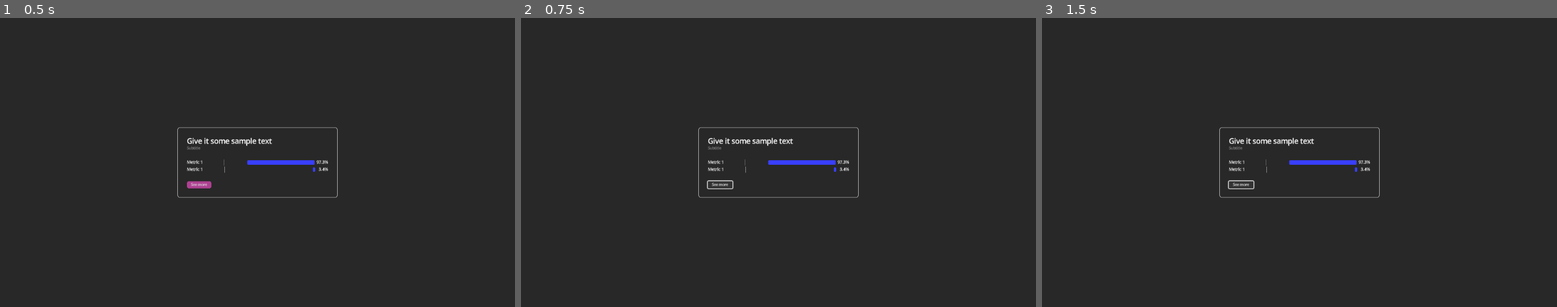
Above: before the commit, frames 1-3 (left to right).
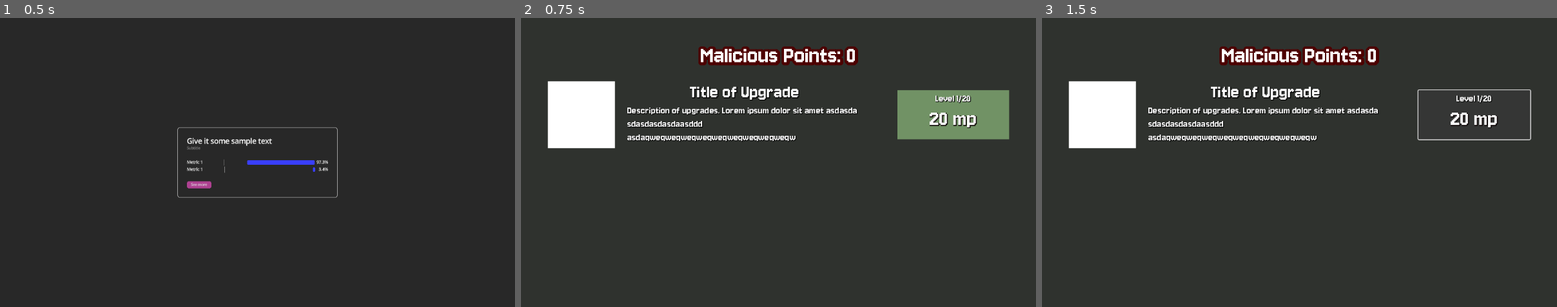
Above: after the commit, the same moments.

Repository: kenwillg/ui-masterclass
Game: Godot game, scene res://menu.tscn
The game is run twice, just before and just after one commit, with the same random seed, the same clock (stepped at 60 frames per second) and the same inputs.
Inputs (mouse positions are in pixels of both pictures, inside the frame that each line leads up to; where the layout moved, square brackets give the same spot in the first picture):
- Up to frame 1 (0.5 s): no input
- Up to frame 2 (0.75 s): click "See more" at 0.5 s
- Up to frame 3 (1.5 s): click (1474, 113) [1242, 185] at 1.25 s

Frame 1 is identical in both runs. In frame 2, 11% of the frame differs, in the area x 5-95%, y 9-63%; in frame 3, 8.0%.

Commit message:
working scene manager

Diff:
--- a/menu.tscn
+++ b/menu.tscn
@@ -1,4 +1,6 @@
-[gd_scene load_steps=7 format=3 uid="uid://dq6sfaf8ltrxt"]
+[gd_scene load_steps=8 format=3 uid="uid://dq6sfaf8ltrxt"]
+
+[ext_resource type="Script" uid="uid://5kn1kq4hlm0o" path="res://src/menu/menu.gd" id="1_lti8b"]
 
 [sub_resource type="StyleBoxFlat" id="StyleBoxFlat_vsb4k"]
 bg_color = Color(0.158472, 0.158472, 0.158472, 1)
@@ -38,13 +40,14 @@
 corner_radius_bottom_left = 5
 anti_aliasing = false
 
-[node name="Control" type="Control"]
+[node name="menu" type="Control"]
 layout_mode = 3
 anchors_preset = 15
 anchor_right = 1.0
 anchor_bottom = 1.0
 grow_horizontal = 2
 grow_vertical = 2
+script = ExtResource("1_lti8b")
 
 [node name="ColorRect" type="ColorRect" parent="."]
 layout_mode = 1
@@ -180,3 +183,5 @@
 theme_override_font_sizes/font_size = 8
 theme_override_styles/normal = SubResource("StyleBoxFlat_lti8b")
 text = "See more"
+
+[connection signal="pressed" from="PanelContainer/MarginContainer/VBoxContainer/Button" to="." method="_on_button_pressed"]
--- a/project.godot
+++ b/project.godot
@@ -15,6 +15,10 @@
 config/features=PackedStringArray("4.4", "Forward Plus")
 config/icon="res://icon.svg"
 
+[autoload]
+
+SceneManager="*res://src/scene_manager.gd"
+
 [gui]
 
 theme/default_font_multichannel_signed_distance_field=true
--- /dev/null
+++ b/src/blackmarket/blackmarket.tscn
@@ -0,0 +1,165 @@
+[gd_scene load_steps=10 format=3 uid="uid://ecautkhar81e"]
+
+[ext_resource type="FontFile" uid="uid://bd1wiglh8nov3" path="res://src/Jersey10-Regular.ttf" id="1_vlq7m"]
+
+[sub_resource type="StyleBoxFlat" id="StyleBoxFlat_l4skx"]
+bg_color = Color(0.184314, 0.196078, 0.180392, 1)
+
+[sub_resource type="StyleBoxEmpty" id="StyleBoxEmpty_8d5h8"]
+
+[sub_resource type="LabelSettings" id="LabelSettings_vlq7m"]
+font_size = 56
+shadow_size = 24
+shadow_color = Color(0.301961, 0, 0, 1)
+
+[sub_resource type="StyleBoxEmpty" id="StyleBoxEmpty_nm4mw"]
+
+[sub_resource type="LabelSettings" id="LabelSettings_pmg8l"]
+font_size = 44
+shadow_size = 4
+shadow_color = Color(0, 0, 0, 1)
+
+[sub_resource type="LabelSettings" id="LabelSettings_ejdqq"]
+font_size = 24
+shadow_size = 2
+shadow_color = Color(0, 0, 0, 1)
+
+[sub_resource type="StyleBoxFlat" id="StyleBoxFlat_8d5h8"]
+bg_color = Color(0.443137, 0.572549, 0.396078, 1)
+
+[sub_resource type="LabelSettings" id="LabelSettings_nm4mw"]
+font_size = 52
+shadow_size = 4
+shadow_color = Color(0.033104, 6.58056e-06, 3.60717e-06, 1)
+
+[node name="blackmarket" type="Control"]
+layout_mode = 3
+anchors_preset = 15
+anchor_right = 1.0
+anchor_bottom = 1.0
+grow_horizontal = 2
+grow_vertical = 2
+
+[node name="PanelContainer" type="PanelContainer" parent="."]
+layout_mode = 1
+anchors_preset = 15
+anchor_right = 1.0
+anchor_bottom = 1.0
+grow_horizontal = 2
+grow_vertical = 2
+theme_override_styles/panel = SubResource("StyleBoxFlat_l4skx")
+
+[node name="MarginContainer" type="MarginContainer" parent="PanelContainer"]
+layout_mode = 2
+theme_override_constants/margin_left = 60
+theme_override_constants/margin_top = 30
+theme_override_constants/margin_right = 60
+theme_override_constants/margin_bottom = 60
+
+[node name="WindowScreen" type="VBoxContainer" parent="PanelContainer/MarginContainer"]
+layout_mode = 2
+
+[node name="topMargin" type="HSeparator" parent="PanelContainer/MarginContainer/WindowScreen"]
+layout_mode = 2
+theme_override_constants/separation = 20
+theme_override_styles/separator = SubResource("StyleBoxEmpty_8d5h8")
+
+[node name="maliciousPointsCount" type="Label" parent="PanelContainer/MarginContainer/WindowScreen"]
+layout_mode = 2
+theme_override_fonts/font = ExtResource("1_vlq7m")
+theme_override_font_sizes/font_size = 44
+text = "Malicious Points: 0"
+label_settings = SubResource("LabelSettings_vlq7m")
+horizontal_alignment = 1
+
+[node name="topMargin2" type="HSeparator" parent="PanelContainer/MarginContainer/WindowScreen"]
+layout_mode = 2
+theme_override_constants/separation = 20
+theme_override_styles/separator = SubResource("StyleBoxEmpty_8d5h8")
+
+[node name="eachUpgrade" type="HBoxContainer" parent="PanelContainer/MarginContainer/WindowScreen"]
+layout_mode = 2
+
+[node name="ColorRect" type="ColorRect" parent="PanelContainer/MarginContainer/WindowScreen/eachUpgrade"]
+custom_minimum_size = Vector2(150, 150)
+layout_mode = 2
+
+[node name="VSeparator" type="VSeparator" parent="PanelContainer/MarginContainer/WindowScreen/eachUpgrade"]
+layout_mode = 2
+theme_override_constants/separation = 20
+theme_override_styles/separator = SubResource("StyleBoxEmpty_nm4mw")
+
+[node name="labelContents" type="VBoxContainer" parent="PanelContainer/MarginContainer/WindowScreen/eachUpgrade"]
+layout_mode = 2
+size_flags_horizontal = 3
+size_flags_stretch_ratio = 3.15
+
+[node name="upgradeTitle" type="Label" parent="PanelContainer/MarginContainer/WindowScreen/eachUpgrade/labelContents"]
+layout_mode = 2
+theme_override_fonts/font = ExtResource("1_vlq7m")
+theme_override_font_sizes/font_size = 28
+text = "Title of Upgrade"
+label_settings = SubResource("LabelSettings_pmg8l")
+horizontal_alignment = 1
+
+[node name="upgradeTitle2" type="Label" parent="PanelContainer/MarginContainer/WindowScreen/eachUpgrade/labelContents"]
+custom_minimum_size = Vector2(500, 0)
+layout_mode = 2
+size_flags_vertical = 1
+theme_override_fonts/font = ExtResource("1_vlq7m")
+theme_override_font_sizes/font_size = 28
+text = "Description of upgrades. Lorem ipsum dolor sit amet asdasda
+sdasdasdasdaasddd asdaqweqweqweqweqweqweqweqweqweqw"
+label_settings = SubResource("LabelSettings_ejdqq")
+autowrap_mode = 2
+
+[node name="VSeparator2" type="VSeparator" parent="PanelContainer/MarginContainer/WindowScreen/eachUpgrade"]
+layout_mode = 2
+theme_override_constants/separation = 70
+theme_override_styles/separator = SubResource("StyleBoxEmpty_nm4mw")
+
+[node name="buttonContainer" type="MarginContainer" parent="PanelContainer/MarginContainer/WindowScreen/eachUpgrade"]
+layout_mode = 2
+theme_override_constants/margin_top = 20
+theme_override_constants/margin_bottom = 20
+
+[node name="Button" type="Button" parent="PanelContainer/MarginContainer/WindowScreen/eachUpgrade/buttonContainer"]
+custom_minimum_size = Vector2(250, 0)
+layout_mode = 2
+size_flags_horizontal = 3
+mouse_filter = 1
+theme_override_fonts/font = ExtResource("1_vlq7m")
+theme_override_font_sizes/font_size = 40
+theme_override_styles/normal = SubResource("StyleBoxFlat_8d5h8")
+
+[node name="buttonContents" type="VBoxContainer" parent="PanelContainer/MarginContainer/WindowScreen/eachUpgrade/buttonContainer/Button"]
+layout_mode = 1
+anchors_preset = 8
+anchor_left = 0.5
+anchor_top = 0.5
+anchor_right = 0.5
+anchor_bottom = 0.5
+offset_left = -53.0
+offset_top = -50.5
+offset_right = 53.0
+offset_bottom = 50.5
+grow_horizontal = 2
+grow_vertical = 2
+
+[node name="levelIndicator" type="Label" parent="PanelContainer/MarginContainer/WindowScreen/eachUpgrade/buttonContainer/Button/buttonContents"]
+layout_mode = 2
+size_flags_vertical = 1
+theme_override_fonts/font = ExtResource("1_vlq7m")
+theme_override_font_sizes/font_size = 28
+text = "Level 1/20"
+label_settings = SubResource("LabelSettings_ejdqq")
+horizontal_alignment = 1
+
+[node name="cost" type="Label" parent="PanelContainer/MarginContainer/WindowScreen/eachUpgrade/buttonContainer/Button/buttonContents"]
+layout_mode = 2
+size_flags_vertical = 1
+theme_override_fonts/font = ExtResource("1_vlq7m")
+theme_override_font_sizes/font_size = 52
+text = "20 mp"
+label_settings = SubResource("LabelSettings_nm4mw")
+horizontal_alignment = 1
--- /dev/null
+++ b/src/menu/menu.gd
@@ -0,0 +1,5 @@
+extends Control
+
+func _on_button_pressed():
+	# Tell our global manager to switch to the blackmarket scene
+	SceneManager.switch_scene("res://src/blackmarket/blackmarket.tscn")
--- /dev/null
+++ b/src/scene_manager.gd
@@ -0,0 +1,25 @@
+# SceneManager.gd
+extends Node
+
+# This will hold the main screen of our game
+var current_scene = null
+
+func _ready():
+	# Get the main viewport/window of the game
+	var root = get_tree().root
+	# Get the currently running scene (which will be our main desktop)
+	current_scene = root.get_child(root.get_child_count() - 1)
+
+# This is the magic function we will call from our buttons
+func switch_scene(new_scene_path):
+	# Make sure the old scene is gone
+	current_scene.queue_free()
+
+	# Load the new scene file from its path
+	var scene_to_load = load(new_scene_path)
+
+	# Create an instance of the scene
+	current_scene = scene_to_load.instantiate()
+
+	# Add the new scene to the game window
+	get_tree().root.add_child(current_scene)
Binary file added: src/Jersey10-Regular.ttf
Not shown, added: src/Jersey10-Regular.ttf.import
Not shown, added: src/menu/menu.gd.uid
Not shown, added: src/scene_manager.gd.uid
